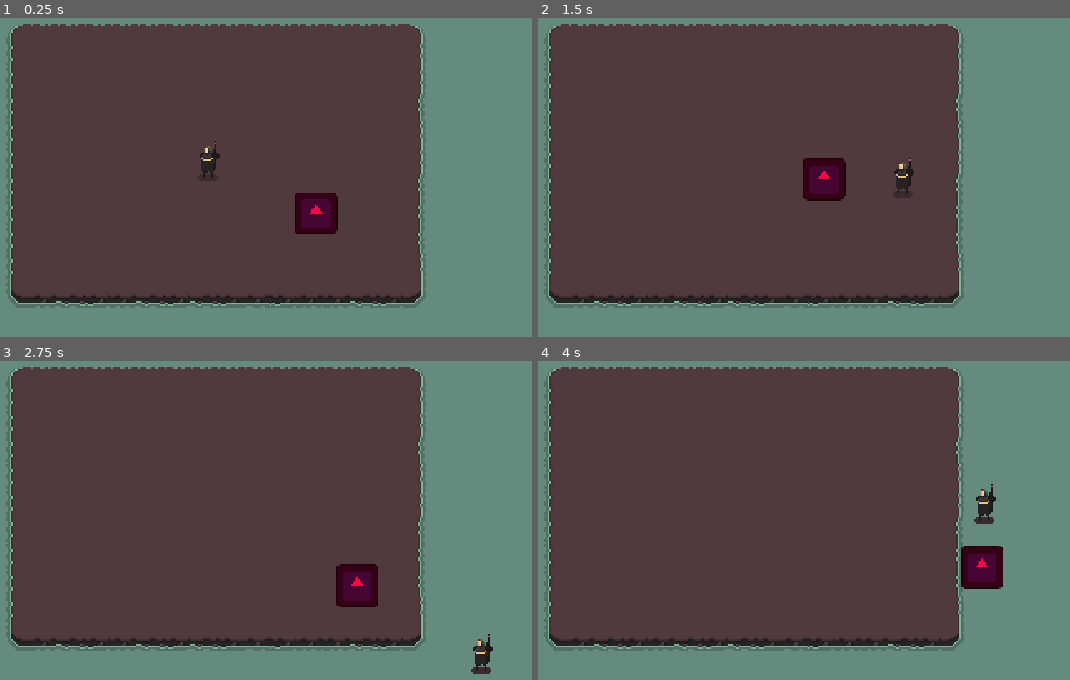
Above: before the commit, frames 1-4 (two rows, left to right).
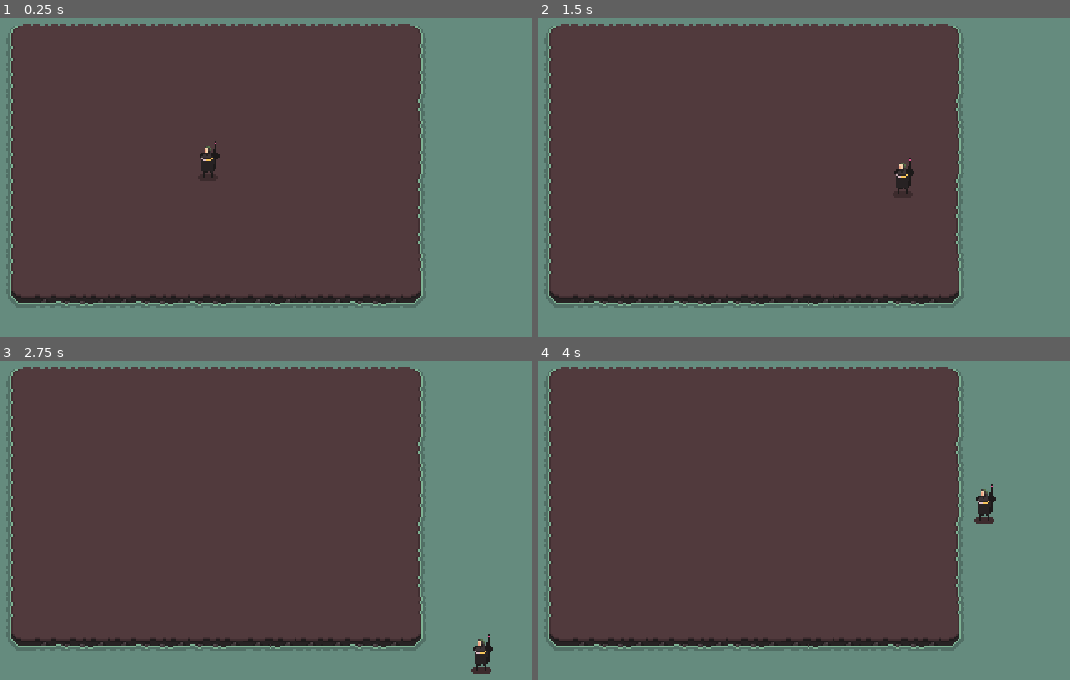
Above: after the commit, the same moments.

Repository: gablaroche29/arena-chaos
Game: Godot game, scene res://scenes/main_scene.tscn
Two runs of this game, one before a commit and one after it. Both use one fixed random seed, a clock stepped at 60 frames per second and the inputs below. The engine's default icon, where the game draws it, is replaced by a stand-in: a white triangle on a blue panel in a dark square.
Inputs (mouse positions are in pixels of both pictures, inside the frame that each line leads up to):
- Up to frame 1 (0.25 s): no input
- Up to frame 2 (1.5 s): move the mouse to (931, 136) at 0.52 s; hold D (walk_right) 0.53-1.28 s; click (931, 136) at 0.6 s; move the mouse to (596, 180) at 1.27 s; hold S (walk_down) from 1.28 s (still down); click (596, 180) at 1.35 s
- Up to frame 3 (2.75 s): move the mouse to (297, 402) at 2.02 s; release S (walk_down) at 2.03 s; hold D (walk_right) from 2.03 s (still down); click (297, 402) at 2.1 s
- Up to frame 4 (4 s): move the mouse to (713, 590) at 2.77 s; release D (walk_right) at 2.78 s; hold W (walk_up) 2.78-3.53 s; click (713, 590) at 2.85 s; move the mouse to (995, 568) at 3.52 s; hold A (walk_left) from 3.53 s (still down); click (995, 568) at 3.6 s

The runs differ from the first frame. In frame 1, 1.0% of the frame differs, in the area x 55-64%, y 54-68%; in frame 2, 1.1%, in the area x 49-58%, y 43-58%; in frame 3, 1.1%; in frame 4, 1.1%.

Commit message:
feat: add spawner enemies through server

Diff:
--- a/network/server_listener.gd
+++ b/network/server_listener.gd
@@ -12,6 +12,7 @@
 	else:
 		print("WebSocket connection started")
 
+
 func _process(_delta):
 	websocket.poll()
 
@@ -20,4 +21,4 @@
 	if state == WebSocketPeer.STATE_OPEN:
 		while websocket.get_available_packet_count():
 			var message = websocket.get_packet().get_string_from_utf8()
-			print("[WS EVENT]: ", message)
+			EventManager.handle_raw_message(message)
--- a/project.godot
+++ b/project.godot
@@ -19,6 +19,7 @@
 
 ServerListener="*res://network/server_listener.gd"
 InputManager="*res://scripts/globals/input_manager.gd"
+EventManager="*res://scripts/globals/event_manager.gd"
 
 [display]
 
--- a/scenes/characters/companion/companion.tscn
+++ b/scenes/characters/companion/companion.tscn
@@ -46,6 +46,6 @@
 sprite_frames = SubResource("SpriteFrames_0ue4f")
 animation = &"idle"
 autoplay = "idle"
-frame_progress = 0.231536
+frame_progress = 0.561998
 
 [node name="Muzzle" type="Marker2D" parent="."]
--- a/scenes/main_scene.tscn
+++ b/scenes/main_scene.tscn
@@ -2,7 +2,7 @@
 
 [ext_resource type="TileSet" uid="uid://cnx2lpql436gu" path="res://tilesets/game_tileset.tres" id="1_w2twt"]
 [ext_resource type="PackedScene" uid="uid://bui6c5b26yade" path="res://scenes/characters/player/player.tscn" id="2_pw63i"]
-[ext_resource type="PackedScene" uid="uid://by4exggi8mrte" path="res://scenes/characters/enemies/enemy.tscn" id="3_7ykc4"]
+[ext_resource type="PackedScene" uid="uid://x1hikkr7c80t" path="res://scenes/props/enemy_spawner.tscn" id="3_7ykc4"]
 
 [node name="World" type="Node2D"]
 
@@ -19,5 +19,5 @@
 [node name="Player" parent="." instance=ExtResource("2_pw63i")]
 position = Vector2(235, 135)
 
-[node name="Enemy" parent="." instance=ExtResource("3_7ykc4")]
-position = Vector2(307, 171)
+[node name="EnemySpawner" parent="." instance=ExtResource("3_7ykc4")]
+position = Vector2(152, 84)
--- /dev/null
+++ b/scenes/props/enemy_spawner.gd
@@ -0,0 +1,17 @@
+extends Node
+
+@export var enemy_scene: PackedScene
+@onready var spawner = $Spawner
+
+func _ready():
+	EventManager.event_triggered.connect(_on_event_triggered)
+
+func _on_event_triggered(event):
+	if event.type == "SPAWN_ENEMY":
+		spawn_enemy()
+
+func spawn_enemy():
+	var enemy = enemy_scene.instantiate()
+	get_tree().root.add_child(enemy)
+
+	enemy.global_position = spawner.global_position
--- /dev/null
+++ b/scenes/props/enemy_spawner.tscn
@@ -0,0 +1,10 @@
+[gd_scene load_steps=3 format=3 uid="uid://x1hikkr7c80t"]
+
+[ext_resource type="Script" uid="uid://eimca1towffc" path="res://scenes/props/enemy_spawner.gd" id="1_ndi0s"]
+[ext_resource type="PackedScene" uid="uid://by4exggi8mrte" path="res://scenes/characters/enemies/enemy.tscn" id="2_g5hk5"]
+
+[node name="EnemySpawner" type="Node2D"]
+script = ExtResource("1_ndi0s")
+enemy_scene = ExtResource("2_g5hk5")
+
+[node name="Spawner" type="Marker2D" parent="."]
--- /dev/null
+++ b/scripts/globals/event_manager.gd
@@ -0,0 +1,41 @@
+extends Node
+
+signal info(message)
+signal vote_update(event)
+signal event_triggered(event)
+
+func handle_raw_message(message: String):
+	var data = JSON.parse_string(message)
+
+	if data == null:
+		print("Invalid JSON:", message)
+		return
+
+	if not data.has("type"):
+		print("Unknown message format:", data)
+		return
+
+	match data.type:
+		"INFO":
+			_handle_info(data)
+
+		"VOTE_UPDATE":
+			_handle_vote_update(data)
+
+		"EVENT_TRIGGERED":
+			_handle_event_triggered(data)
+
+		_:
+			print("Unhandled event type:", data.type)
+
+
+func _handle_info(data):
+	emit_signal("info", data.message)
+
+
+func _handle_vote_update(data):
+	emit_signal("vote_update", data.event)
+
+
+func _handle_event_triggered(data):
+	emit_signal("event_triggered", data.event)
Not shown, added: scenes/props/enemy_spawner.gd.uid
Not shown, added: scripts/globals/event_manager.gd.uid
